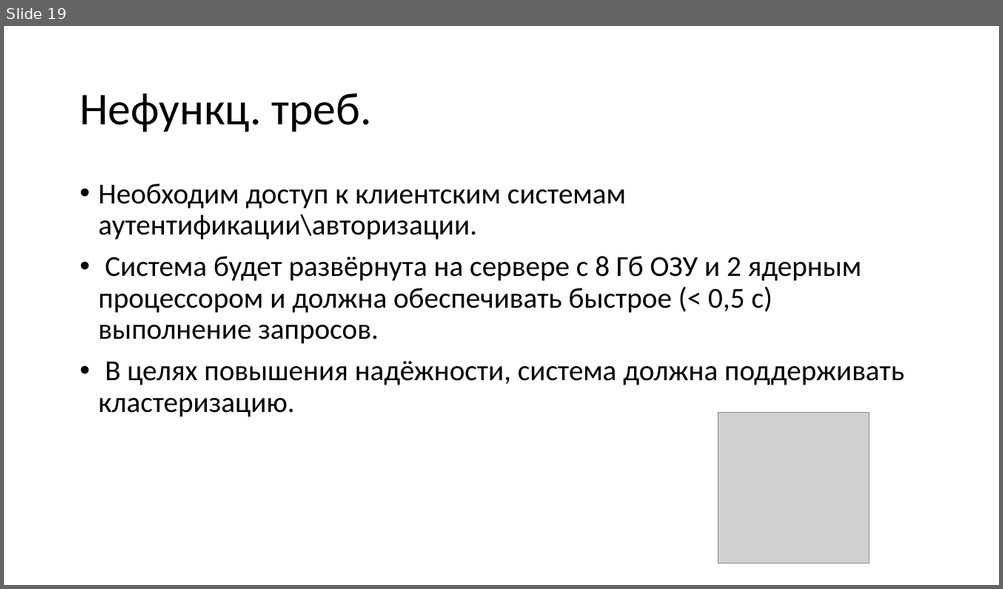
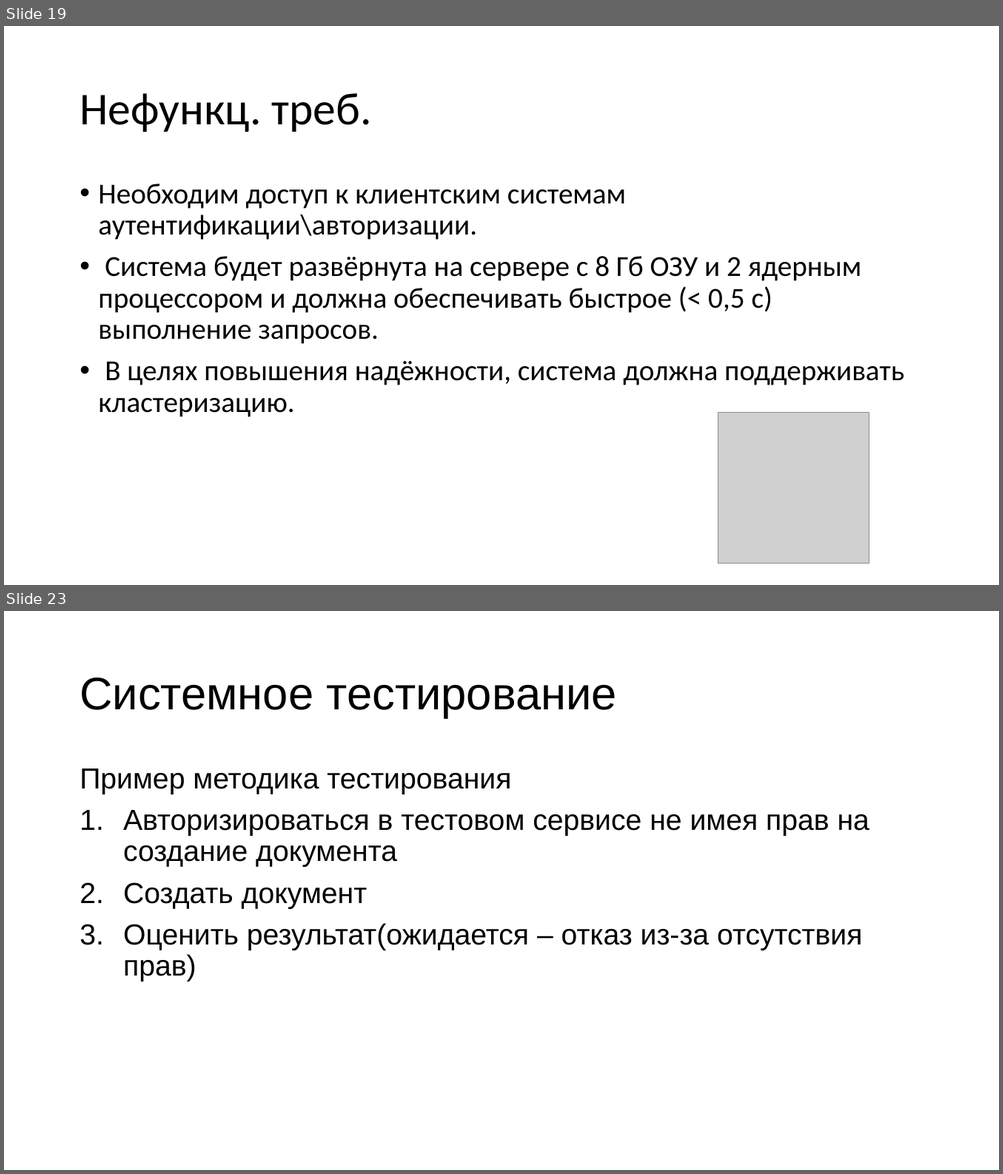
Before and after one commit to KozinOleg97/diplom, a slide deck: Vkr_p2.ppt. Shown one above the other, each under a label of ours: slide 19 before the commit, slides 19 and 23 after it; the slides between them are not shown. The pictures are 1003x589 and 1003x1174 pixels, drawn with LibreOffice and Linux fonts; fonts in the diff are those of the drawing; grey boxes stand for pictures. Boxes give left, top, right and bottom in pixels: in the first picture for what was removed or moved away, otherwise in the second. Text is boxed around its words. In the diff, an @@ line names an element or a change of style, - is before the commit and + after.

```diff
--- a/Vkr_p2.ppt
+++ b/Vkr_p2.ppt
@@ slide 23 added at <box>4,611,999,1170</box>, background #FFFFFF @@
@@ title added at <box>79,678,617,718</box>, 44 pt, text #000000 @@
+Системное тестирование
@@ text added at <box>79,769,869,982</box>, 28 pt, text #000000 @@
+Пример методика тестирования
+1. Авторизироваться в тестовом сервисе не имея прав на создание документа
+2. Создать документ
+3. Оценить результат(ожидается – отказ из-за отсутствия прав)
```
Also in this commit, not shown: 2 slides changed, 3 other slides added.
